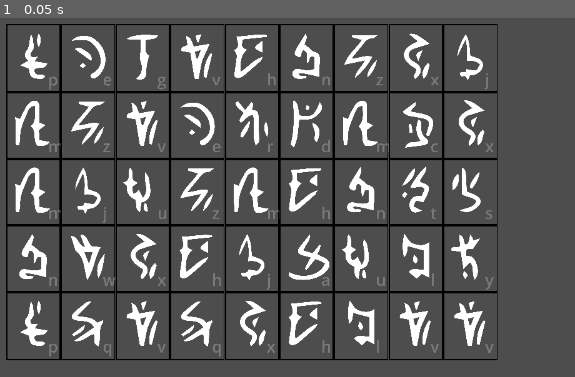
Above: before the commit, frame 1.
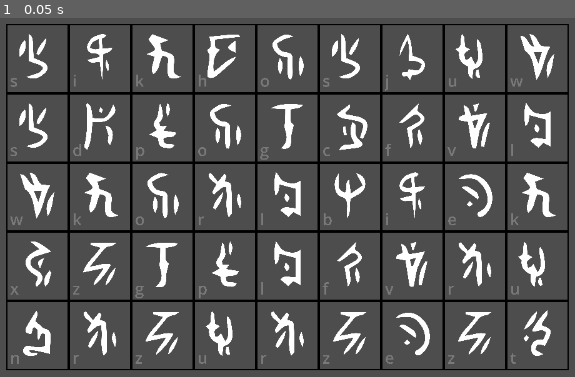
Above: after the commit, the same moment.

Repository: bjornarprytz/unsummon
Game: Godot game, scene res://main.tscn
Two runs of this game, one before a commit and one after it. Both use one fixed random seed, a clock stepped at 60 frames per second and the inputs below.
Inputs:
- Up to frame 1 (0.05 s): no input

The runs differ from the first frame. In frame 1, 30% of the frame differs, in the area x 1-99%, y 1-99%.

Commit message:
wip game loop

Diff:
--- a/src/autoload/create.gd
+++ b/src/autoload/create.gd
@@ -3,11 +3,9 @@
 
 @onready var glyphFactory = preload ("res://systems/map/glyph_tile.tscn")
 
-static var alphabet = ["a", "b", "c", "d", "e", "f", "g", "h", "i", "j", "k", "l", "m", "n", "o", "p", "q", "r", "s", "t", "u", "v", "w", "x", "y", "z"]
-
 func glyphTile(character: String="") -> GlyphTile:
 	if character == "":
-		character = alphabet.pick_random()
+		character = Language.random_letter()
 
 	assert(character.length() == 1, "Character must be a single character")
 	var glyphScene = glyphFactory.instantiate() as GlyphTile
--- a/src/data/language.gd
+++ b/src/data/language.gd
@@ -1,9 +1,16 @@
 class_name Language
 extends Resource
 
+static var _alphabet = ["a", "b", "c", "d", "e", "f", "g", "h", "i", "j", "k", "l", "m", "n", "o", "p", "q", "r", "s", "t", "u", "v", "w", "x", "y", "z"]
 static var _vowels = ['a', 'e', 'i', 'o', 'u']
 static var _primes = [2, 3, 5, 7, 11, 13, 17, 19, 23, 29, 31, 37, 41, 43, 47, 53, 59, 61, 67, 71, 73, 79, 83, 89, 97, 101]
 static var _fibbonacci = [1, 1, 2, 3, 5, 8, 13, 21, 34]
+
+static func random_letter() -> String:
+	return _alphabet.pick_random()
+
+static func is_letter(letter: String):
+	return _alphabet.has(letter)
 
 static func is_vowel(letter: String):
 	assert(letter.length() == 1, "Letter must be a single character")
@@ -105,6 +112,9 @@
 		assert(character.length() == 1, "Glyph must be a single character")
 		_character = character
 
+	func get_char() -> String:
+		return _character
+
 	func is_vowel():
 		return Language.is_vowel(_character)
 
@@ -122,6 +132,9 @@
 
 	func append(letters: Array[Glyph]=[]):
 		_w.append_array(letters)
+
+	func pop_glyph() -> Glyph:
+		return _w.pop_back()
 
 	func length():
 		return _w.size()
--- /dev/null
+++ b/src/data/player.gd
@@ -0,0 +1,33 @@
+class_name Player
+extends Resource
+
+var currentWord: Language.Word = Language.Word.new()
+var currentSpell: Language.Spell = Language.Spell.new()
+var spells: Array[Language.Spell] = []
+
+var bindingPower: int = 0:
+    set(value):
+        if value == bindingPower:
+            return
+
+        bindingPower = value
+        emit_changed()
+
+func add_glyph(glyph: Language.Glyph):
+    currentWord.append([glyph])
+
+func remove_glyph():
+    currentWord.pop_glyph()
+
+func commit_word():
+    if currentWord.is_valid():
+        currentSpell.add_word(currentWord)
+        currentWord = Language.Word.new()
+
+func utter_spell():
+    if currentSpell.is_valid():
+
+        bindingPower += currentSpell.compute_harmony()
+
+        spells.append(currentSpell)
+        currentSpell = Language.Spell.new()
--- a/src/main.gd
+++ b/src/main.gd
@@ -1,13 +1,48 @@
 class_name GameState
 extends Node2D
 
+@onready var map: Map = $Map
 
+var player: Player = Player.new()
 
-# Called when the node enters the scene tree for the first time.
+func _commit_word():
+    player.commit_word()
+
+func _utter_spell():
+    player.utter_spell()
+
+func _undo():
+    player.remove_glyph()
+    # TODO: Retrace the glyphs in the current word
+
+func _read(character: String):
+    assert(character.length() == 1, "Can only read 1 character at a time")
+
+    if !Language.is_letter(character):
+        return
+
+    var options: Array[GlyphTile] = []
+
+    # TODO: Find all options (glyphs that match the character)
+
+    if options.size() == 1:
+        var targetGlyph = options[0]
+        # TODO: Move, and update player object
+        return
+
 func _ready() -> void:
-	pass # Replace with function body.
+    # TODO: Set initial conditions for cursor
+    pass
 
-
-# Called every frame. 'delta' is the elapsed time since the previous frame.
-func _process(delta: float) -> void:
-	pass
+func _unhandled_key_input(event: InputEvent) -> void:
+    if event is InputEventKey and event.pressed:
+        match event.keycode:
+            KEY_SPACE:
+                _commit_word()
+            KEY_ENTER:
+                _utter_spell()
+            KEY_BACKSPACE:
+                _undo()
+            _:
+                var val = char(event.keycode).to_lower()
+                _read(val)
--- a/src/systems/map/glyphTile.gd
+++ b/src/systems/map/glyphTile.gd
@@ -12,18 +12,35 @@
 		character = value
 		_update_glyph()
 
-var glyph: RichTextLabel:
+var coordinates: Vector2i = Vector2i.ZERO
+var map: Map
+
+func get_relative_glyph(vec: Vector2i) -> GlyphTile:
+	return map.get_glyph(coordinates + vec)
+
+func get_neighbours() -> Array:
+	var neighbours = []
+	for vec in [Vector2i.UP, Vector2i.RIGHT, Vector2i.DOWN, Vector2i.LEFT]:
+		var neighbour = get_relative_glyph(vec)
+		if neighbour != null:
+			neighbours.append(neighbour)
+	return neighbours
+
+func get_glyph() -> Language.Glyph:
+	return Language.Glyph.new(character)
+
+var _glyph: RichTextLabel:
 	get:
 		return $Glyph
 
-var explanation: RichTextLabel:
+var _explanation: RichTextLabel:
 	get:
 		return $Explanation
 
 var size: Vector2:
 	get:
-		return glyph.get_rect().size
+		return _glyph.get_rect().size
 
 func _update_glyph():
-	glyph.text = "[center]%s" % character
-	explanation.text = character
+	_glyph.text = "[center]%s" % character
+	_explanation.text = character
--- a/src/systems/map/glyph_tile.tscn
+++ b/src/systems/map/glyph_tile.tscn
@@ -22,8 +22,8 @@
 script = ExtResource("1_87gos")
 
 [node name="Glyph" type="RichTextLabel" parent="."]
-offset_right = 437.0
-offset_bottom = 534.0
+offset_right = 500.0
+offset_bottom = 554.0
 scale = Vector2(0.2, 0.2)
 theme = SubResource("Theme_vntgd")
 theme_override_styles/normal = SubResource("StyleBoxFlat_ehl45")
@@ -34,10 +34,10 @@
 
 [node name="Explanation" type="RichTextLabel" parent="."]
 modulate = Color(1, 1, 1, 0.25098)
-offset_left = 67.0
-offset_top = 71.0
-offset_right = 867.0
-offset_bottom = 769.0
+offset_left = 6.0
+offset_top = 73.0
+offset_right = 806.0
+offset_bottom = 771.0
 scale = Vector2(0.05, 0.05)
 theme = SubResource("Theme_h0c32")
 text = "a"
--- a/src/systems/map/map.gd
+++ b/src/systems/map/map.gd
@@ -6,10 +6,26 @@
 
 @onready var glyphs: Node2D = $Glyphs
 
+var _glyph_lookup: Array[Array] = []
+
 func _ready() -> void:
 	for y in range(height):
+		_glyph_lookup.append([])
 		for x in range(width):
 			var glyph = Create.glyphTile()
 
 			glyph.position = glyph.size * Vector2(x, y)
+			glyph.coordinates = Vector2(x, y)
+			glyph.map = self
 			glyphs.add_child(glyph)
+
+			_glyph_lookup[y].append(glyph)
+
+func get_glyph(coordinates: Vector2i) -> GlyphTile:
+	var y = coordinates.y
+	var x = coordinates.x
+
+	if y < 0 or y >= height or x < 0 or x >= width:
+		return null
+
+	return _glyph_lookup[y][x]
